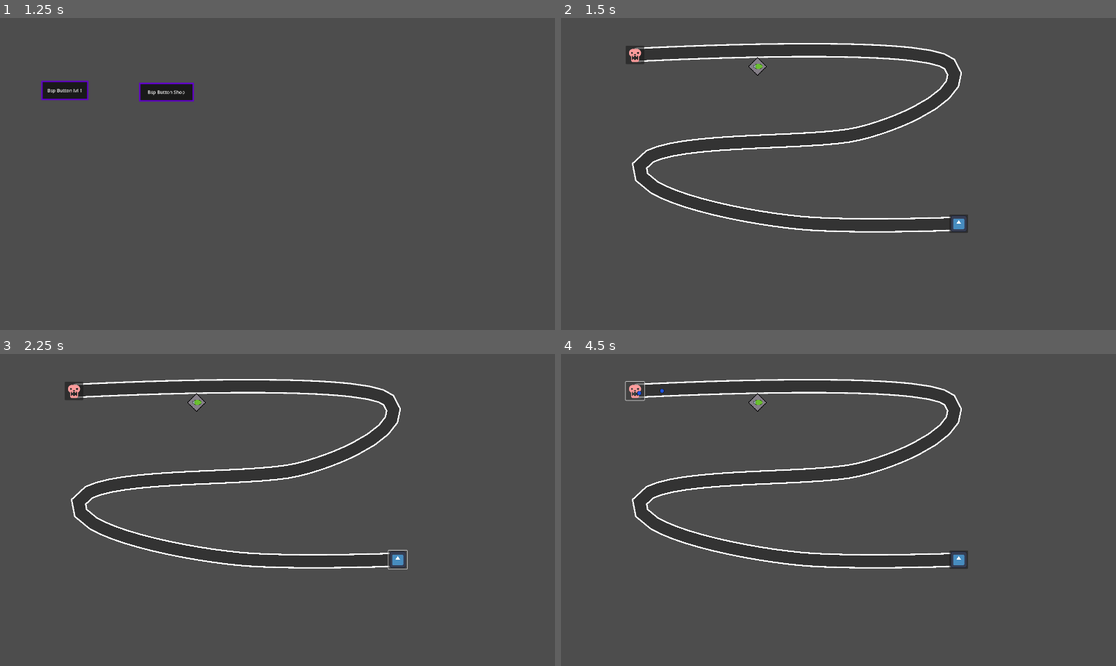
Above: before the commit, frames 1-4 (two rows, left to right).
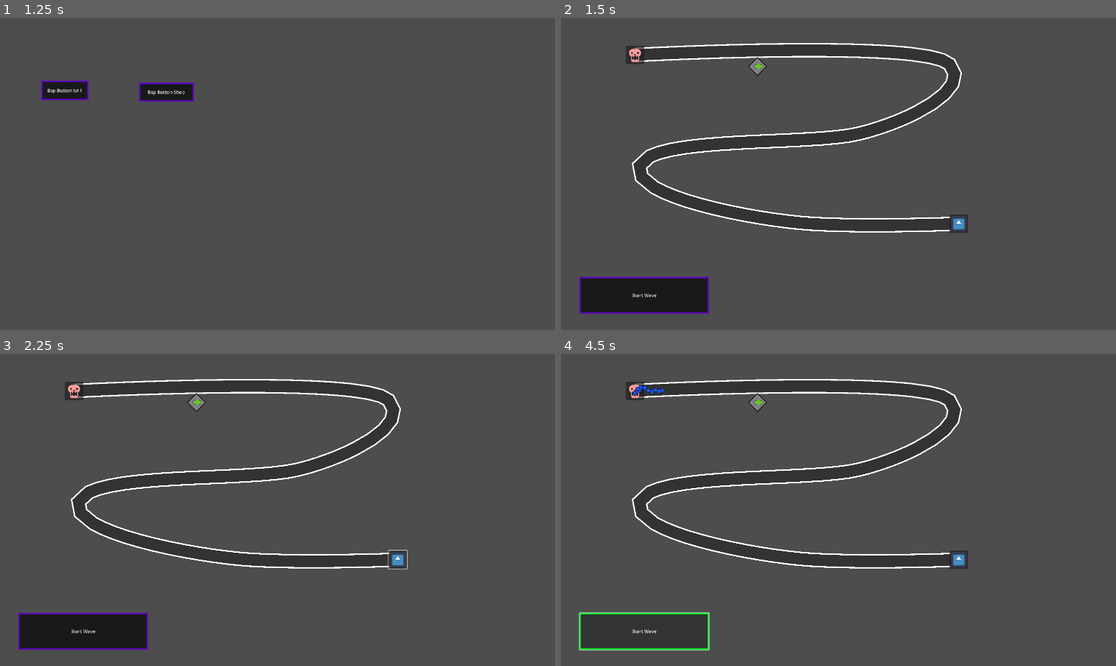
Above: after the commit, the same moments.

Repository: do3les/InfLocher-Tower-Defense
Game: Godot game, scene res://main.tscn
The game is run twice, just before and just after one commit, with the same random seed, the same clock (stepped at 60 frames per second) and the same inputs. The engine's default icon, where the game draws it, is replaced by a stand-in: a white triangle on a blue panel in a dark square.
Inputs (mouse positions are in pixels of both pictures, inside the frame that each line leads up to; where the layout moved, square brackets give the same spot in the first picture):
- Up to frame 1 (1.25 s): click "Start Game" at 0.5 s
- Up to frame 2 (1.5 s): click "Bsp Button lvl 1" at 1.25 s
- Up to frame 3 (2.25 s): click (399, 559) at 2.02 s
- Up to frame 4 (4.5 s): click (960, 559) at 2.77 s; click (644, 631) [633, 391] at 3.5 s; click (644, 631) [633, 391] at 4.25 s

Frame 1 is identical in both runs. In frame 2, 2.8% of the frame differs, in the area x 3-27%, y 82-95%; in frame 3, 2.8%; in frame 4, 3.1%, in the area x 3-27%, y 8-96%.

Commit message:
starting level interface

Diff:
--- a/Daten/GameData.gd
+++ b/Daten/GameData.gd
@@ -5,3 +5,12 @@
 	"BasicTower":{
 		"damge": 10,
 		"range": 300}}
+
+
+var levels = {
+	"Level 1":{
+		"enemy":"basic_enemy",
+		"number":10,
+		"wait":0.1
+	}
+}
--- a/enemy/basic_enemy.gd
+++ b/enemy/basic_enemy.gd
@@ -3,7 +3,9 @@
 
 # Called when the node enters the scene tree for the first time.
 func _ready():
-	get_node("Body").position.y = randf_range(-20.0, 20.0)
+	var path_width = get_parent().get_node("line").width * 0.8
+	var r = $Body/CollisionShape2D.shape.radius
+	$Body.position.y = randf_range((path_width / -2 + r), (path_width / 2 - r))
 
 
 # Called every frame. 'delta' is the elapsed time since the previous frame.
--- /dev/null
+++ b/interface-scenes/game_hud.tscn
@@ -0,0 +1,11 @@
+[gd_scene load_steps=2 format=3 uid="uid://cumkwsnn0o4d1"]
+
+[ext_resource type="PackedScene" uid="uid://bw7q7pm6x74ij" path="res://interface-scenes/start_wave_button.tscn" id="1_c8utj"]
+
+[node name="HUD" type="Node2D"]
+
+[node name="btn_start_wave" parent="." instance=ExtResource("1_c8utj")]
+offset_left = 64.0
+offset_top = 896.0
+offset_right = 512.0
+offset_bottom = 1024.0
--- /dev/null
+++ b/interface-scenes/start_wave_button.tscn
@@ -0,0 +1,9 @@
+[gd_scene load_steps=2 format=3 uid="uid://bw7q7pm6x74ij"]
+
+[ext_resource type="Theme" uid="uid://detsu6arwhhvh" path="res://assets/theme_0.tres" id="1_nl2er"]
+
+[node name="btn_start_wave" type="Button"]
+offset_right = 192.0
+offset_bottom = 64.0
+theme = ExtResource("1_nl2er")
+text = "Start Wave"
--- /dev/null
+++ b/levels/base_level.gd
@@ -0,0 +1,22 @@
+extends Node2D
+
+var enemy
+var number = 0
+var wait = 0
+
+# Called when the node enters the scene tree for the first time.
+func _ready():
+	enemy = load("res://enemy/" + GameData.levels[self.get_name()]["enemy"] + ".tscn")
+	number = GameData.levels[self.get_name()]["number"]
+	wait = GameData.levels[self.get_name()]["wait"]
+	get_node("HUD/btn_start_wave").pressed.connect(start_wave)
+
+
+# Called every frame. 'delta' is the elapsed time since the previous frame.
+func _process(delta):
+	pass
+
+func start_wave():
+	for i in range(number):
+		get_node("Path").add_child(enemy.instantiate())
+		await get_tree().create_timer(wait).timeout
--- /dev/null
+++ b/levels/level_1.gd
@@ -0,0 +1 @@
+extends "base_level.gd"
--- a/levels/level_1.tscn
+++ b/levels/level_1.tscn
@@ -1,10 +1,11 @@
-[gd_scene load_steps=5 format=3 uid="uid://bj33742gqt0y"]
+[gd_scene load_steps=6 format=3 uid="uid://bj33742gqt0y"]
 
+[ext_resource type="Script" path="res://levels/level_1.gd" id="1_3tdpq"]
 [ext_resource type="PackedScene" uid="uid://bictxwblu0emk" path="res://path/path.tscn" id="1_amld6"]
 [ext_resource type="PackedScene" uid="uid://boefrkplkw5pq" path="res://towers/BasicTower.tscn" id="2_50rgu"]
-[ext_resource type="PackedScene" uid="uid://dofousg2mogco" path="res://enemy/basic_enemy.tscn" id="2_371tr"]
+[ext_resource type="PackedScene" uid="uid://cumkwsnn0o4d1" path="res://interface-scenes/game_hud.tscn" id="4_vhbfe"]
 
-[sub_resource type="Curve2D" id="Curve2D_kraiu"]
+[sub_resource type="Curve2D" id="Curve2D_sgtpd"]
 resource_local_to_scene = true
 bake_interval = 64.0
 _data = {
@@ -13,13 +14,15 @@
 point_count = 6
 
 [node name="Level 1" type="Node2D"]
+script = ExtResource("1_3tdpq")
 
 [node name="Path" parent="." instance=ExtResource("1_amld6")]
 position = Vector2(384, 248)
-curve = SubResource("Curve2D_kraiu")
-enemy_scene = ExtResource("2_371tr")
+curve = SubResource("Curve2D_sgtpd")
 
 [node name="Turret" type="Node2D" parent="."]
 
 [node name="BasicTower" parent="Turret" instance=ExtResource("2_50rgu")]
 position = Vector2(680, 168)
+
+[node name="HUD" parent="." instance=ExtResource("4_vhbfe")]
--- a/path/path.gd
+++ b/path/path.gd
@@ -1,5 +1,4 @@
 extends Path2D
-@export var enemy_scene: PackedScene
 
 
 # Called when the node enters the scene tree for the first time.
@@ -10,9 +9,3 @@
 # Called every frame. 'delta' is the elapsed time since the previous frame.
 func _process(delta):
 	pass
-
-
-func _on_btn_start_wave_pressed():
-	var enemy = enemy_scene.instantiate()
-
-	add_child(enemy)
--- a/path/path.tscn
+++ b/path/path.tscn
@@ -1,13 +1,12 @@
-[gd_scene load_steps=10 format=3 uid="uid://bictxwblu0emk"]
+[gd_scene load_steps=9 format=3 uid="uid://bictxwblu0emk"]
 
 [ext_resource type="Script" path="res://path/path.gd" id="1_waerw"]
-[ext_resource type="PackedScene" uid="uid://c6rf8sxixrh3o" path="res://test_path_follower.tscn" id="2_k6hsv"]
 [ext_resource type="Texture2D" uid="uid://d2iq5681ug1es" path="res://assets/gradient_tex_path.tres" id="3_renpi"]
 [ext_resource type="Script" path="res://path/path_curve_to_line.gd" id="4_nx0vi"]
 [ext_resource type="Texture2D" uid="uid://dh7erh4n4d5q" path="res://assets/icon_skeleton.svg" id="5_4c8hq"]
-[ext_resource type="Script" path="res://path/btn_start_wave.gd" id="6_2wkc7"]
+[ext_resource type="Script" path="res://path/enemy_start.gd" id="6_bxqyu"]
 [ext_resource type="Texture2D" uid="uid://cx8ulskjqhvo7" path="res://assets/icon.svg" id="7_5vna5"]
-[ext_resource type="Script" path="res://path/target.gd" id="8_hyy8v"]
+[ext_resource type="Script" path="res://path/enemy_target.gd" id="8_xe28j"]
 
 [sub_resource type="Curve2D" id="Curve2D_533h5"]
 resource_local_to_scene = true
@@ -21,7 +20,6 @@
 position = Vector2(-16, 8)
 curve = SubResource("Curve2D_533h5")
 script = ExtResource("1_waerw")
-enemy_scene = ExtResource("2_k6hsv")
 
 [node name="line" type="Line2D" parent="."]
 width = 50.0
@@ -29,7 +27,7 @@
 texture_mode = 1
 script = ExtResource("4_nx0vi")
 
-[node name="btn_start_wave" type="Button" parent="."]
+[node name="enemy_start" type="Button" parent="."]
 anchors_preset = 8
 anchor_left = 0.5
 anchor_top = 0.5
@@ -44,9 +42,9 @@
 icon = ExtResource("5_4c8hq")
 icon_alignment = 1
 expand_icon = true
-script = ExtResource("6_2wkc7")
+script = ExtResource("6_bxqyu")
 
-[node name="target" type="Button" parent="."]
+[node name="enemy_target" type="Button" parent="."]
 offset_left = -32.0
 offset_top = 56.0
 offset_right = 32.0
@@ -54,6 +52,4 @@
 icon = ExtResource("7_5vna5")
 icon_alignment = 1
 expand_icon = true
-script = ExtResource("8_hyy8v")
-
-[connection signal="pressed" from="btn_start_wave" to="." method="_on_btn_start_wave_pressed"]
+script = ExtResource("8_xe28j")
Renamed: path/btn_start_wave.gd -> path/enemy_start.gd
Renamed: path/target.gd -> path/enemy_target.gd
